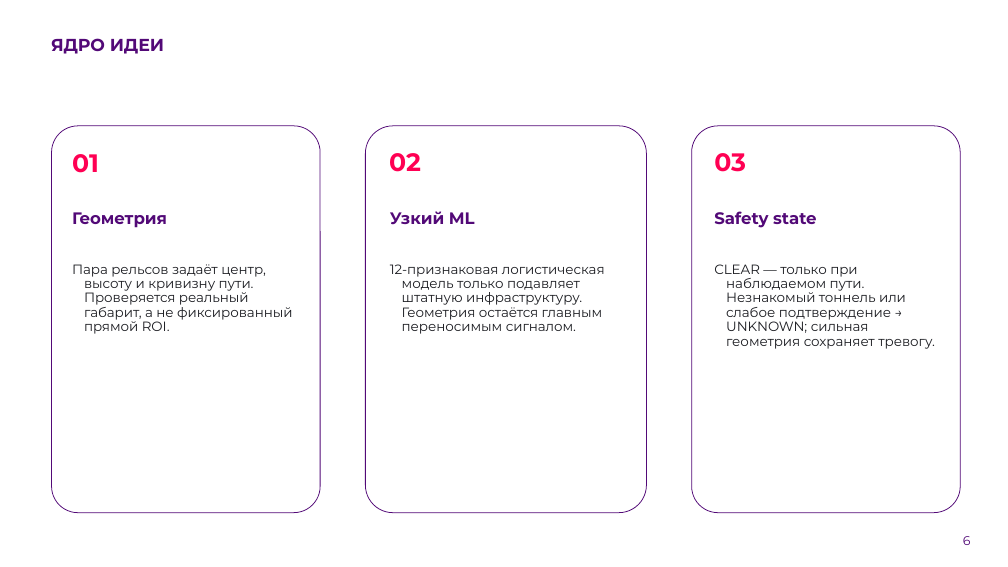
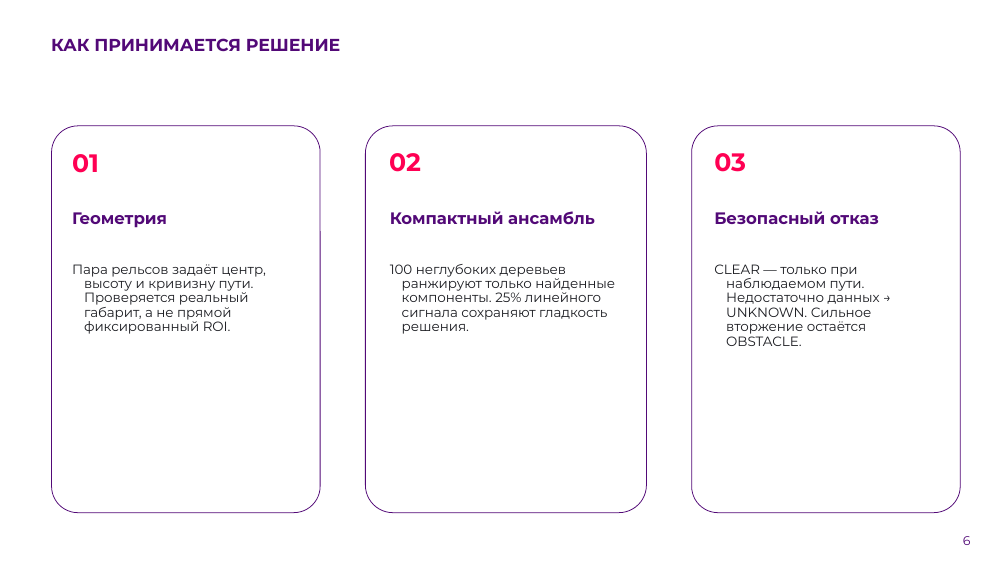
Before and after one commit to KirpaDmitriy/metroguard-lct2026, a slide deck: slide 6 of presentation/MetroGuard_LCT2026_Submission.pptx. Drawn at 1008x567 pixels with LibreOffice and Linux fonts; fonts in the diff are those of the drawing; background and template pictures are left out. Boxes give left, top, right and bottom in pixels: in the first picture for what was removed or moved away, otherwise in the second. Text is boxed around its words. In the diff, an @@ line names an element or a change of style, - is before the commit and + after.

```diff
--- a/presentation/MetroGuard_LCT2026_Submission.pptx
+++ b/presentation/MetroGuard_LCT2026_Submission.pptx
@@ title at (51, 38, 340, 52): text changed @@
-ЯДРО ИДЕИ
+КАК ПРИНИМАЕТСЯ РЕШЕНИЕ
@@ text at (390, 211, 595, 225): text changed @@
-Узкий ML
+Компактный ансамбль
@@ text at (714, 211, 879, 224): text changed @@
-Safety state
+Безопасный отказ
@@ text at (72, 264, 266, 334): text changed @@
-Пара рельсов задаёт центр, высоту и кривизну пути. Проверяется реальный габарит, а не фиксированный прямой ROI.
+Пара рельсов задаёт центр, высоту и кривизну пути. Проверяется реальный габарит, а не прямой фиксированный ROI.
@@ text at (390, 264, 615, 334): text changed @@
-12-признаковая логистическая модель только подавляет штатную инфраструктуру. Геометрия остаётся главным переносимым сигналом.
+100 неглубоких деревьев ранжируют только найденные компоненты. 25% линейного сигнала сохраняют гладкость решения.
@@ text at (714, 264, 880, 346): text changed @@
-CLEAR — только при наблюдаемом пути. Незнакомый тоннель или слабое подтверждение → UNKNOWN; сильная геометрия сохраняет тревогу.
+CLEAR — только при наблюдаемом пути. Недостаточно данных → UNKNOWN. Сильное вторжение остаётся OBSTACLE.
```
Also in this commit, not shown: 9 other slides changed, 2 slides added, 2 slides removed.
